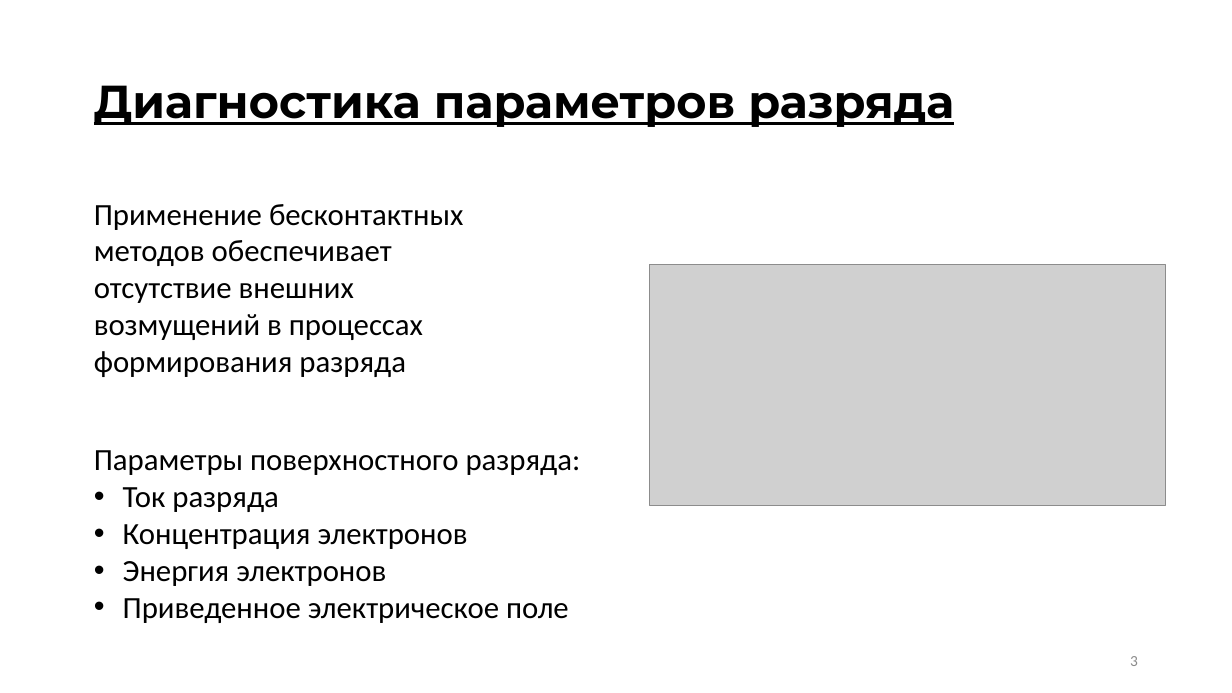
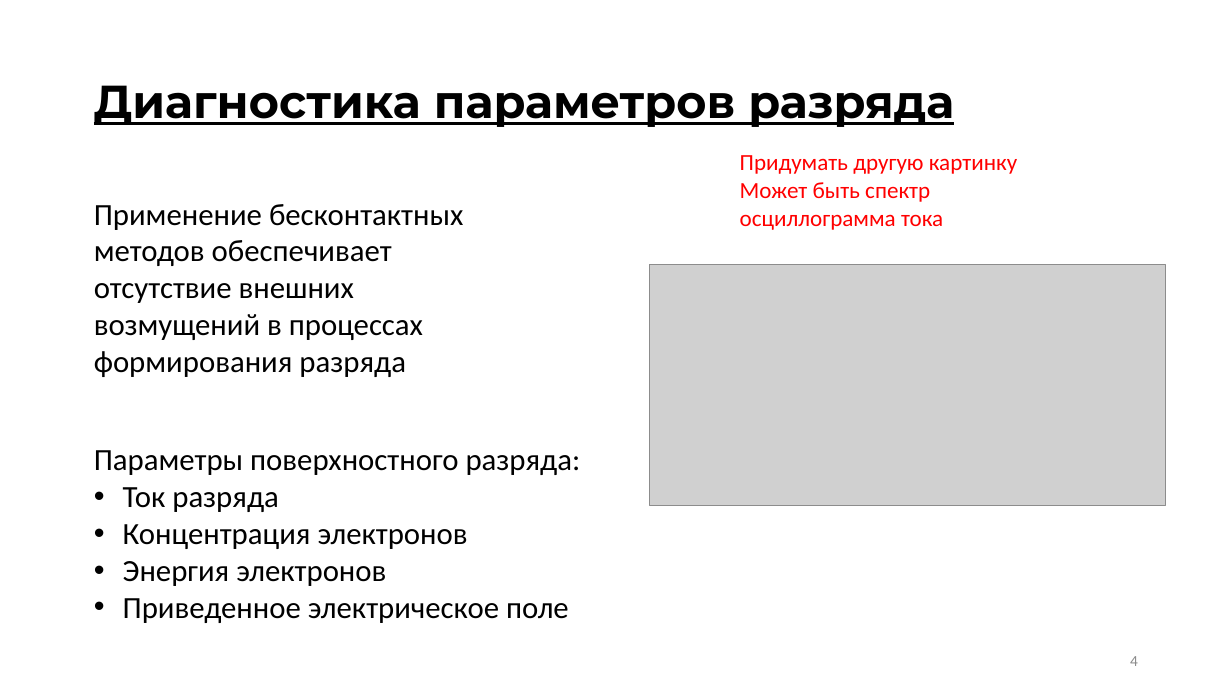
Before and after one commit to ulanich/msu, a slide deck: slide 4 of МАГ.ДИСС/предзащита.pptx (slide 3 before the commit). Drawn at 1232x693 pixels with LibreOffice and Linux fonts; fonts in the diff are those of the drawing; grey boxes stand for pictures. Boxes give left, top, right and bottom in pixels: in the first picture for what was removed or moved away, otherwise in the second. Text is boxed around its words. In the diff, an @@ line names an element or a change of style, - is before the commit and + after.

```diff
--- a/МАГ.ДИСС/предзащита.pptx
+++ b/МАГ.ДИСС/предзащита.pptx
@@ text added at (740,155,1017,230), 18 pt, text #FF0000 @@
+Придумать другую картинку
+Может быть спектр осциллограмма тока
@@ page number at (1130,656,1138,666): text changed @@
-3
+4
```
Also in this commit, not shown: 14 other slides changed, 6 slides added, 3 other files.
